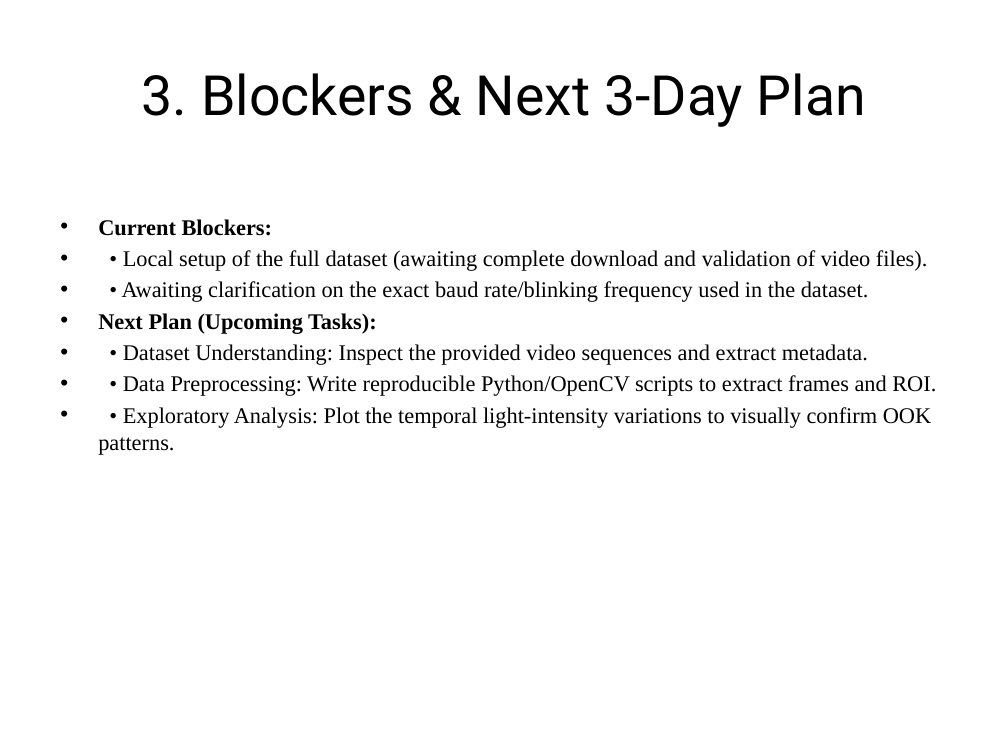
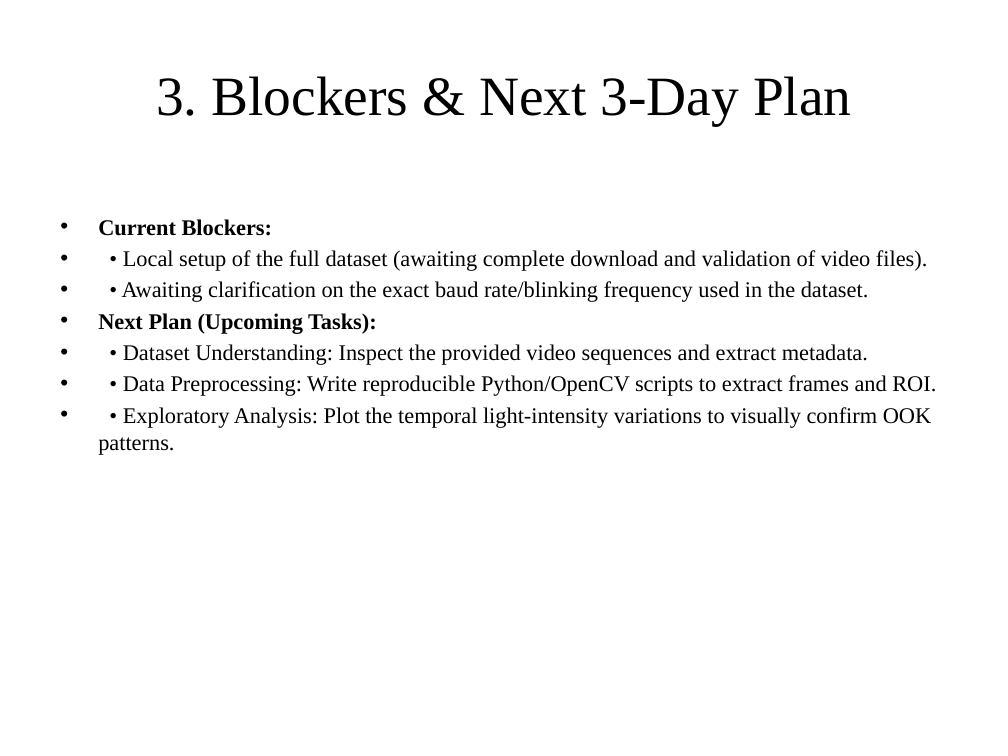
Before and after one commit to santhosh19-web/IITG-Project-Final, a slide deck: slide 3 of WEEK_1_Day_3_Mentor_Review.pptx. Drawn at 1008x756 pixels with LibreOffice and Linux fonts; fonts in the diff are those of the drawing. Boxes give left, top, right and bottom in pixels: in the first picture for what was removed or moved away, otherwise in the second. Text is boxed around its words. In the diff, an @@ line names an element or a change of style, - is before the commit and + after.

```diff
--- a/WEEK_1_Day_3_Mentor_Review.pptx
+++ b/WEEK_1_Day_3_Mentor_Review.pptx
@@ title "3. Blockers & Next 3-Day ..." at [156, 76, 851, 125]: font Roboto to Times New Roman @@
```
Also in this commit, not shown: 2 other slides changed, 1 slide added, 5 other files.
